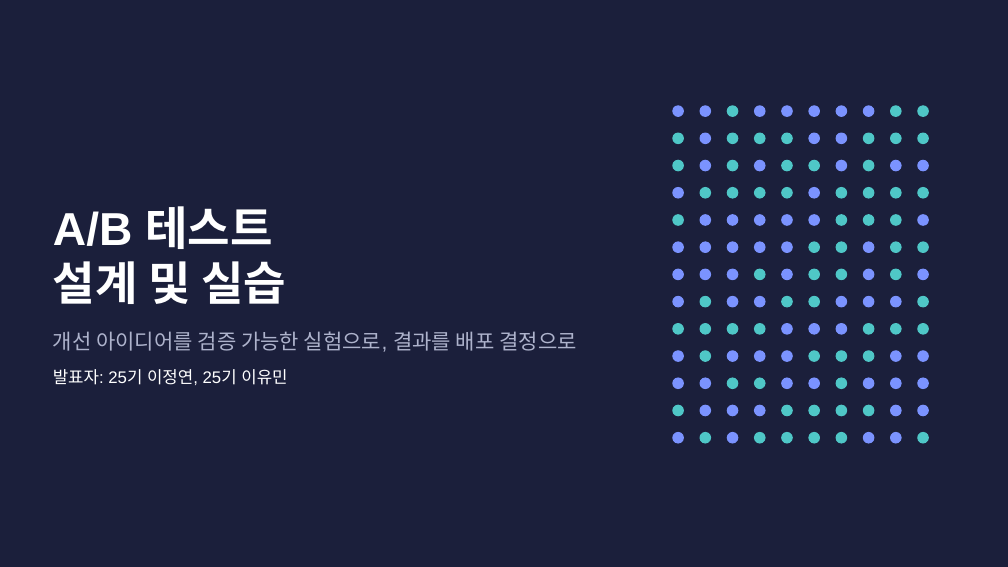
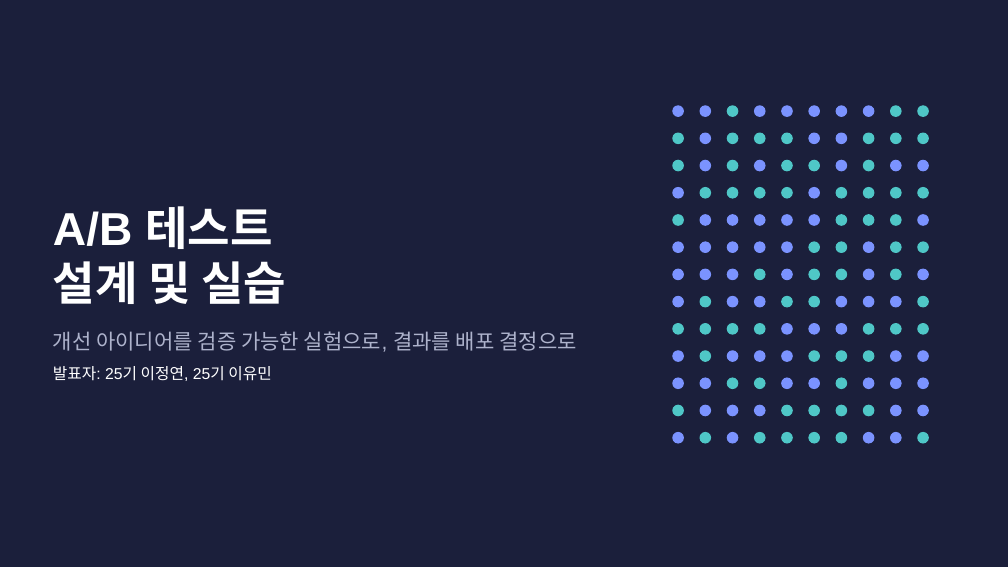
Before and after one commit to kkamret/quickmart-lab-rats, a slide deck: slide 1 of docs/lecture/ab-testing-theory.pptx. Drawn at 1008x567 pixels with LibreOffice and Linux fonts; fonts in the diff are those of the drawing. Boxes give left, top, right and bottom in pixels: in the first picture for what was removed or moved away, otherwise in the second. Text is boxed around its words. In the diff, an @@ line names an element or a change of style, - is before the commit and + after.

```diff
--- a/docs/lecture/ab-testing-theory.pptx
+++ b/docs/lecture/ab-testing-theory.pptx
@@ text "발표자: 25기 이정연, 25기 이유민" at [53, 366, 271, 381]: size 16 to 15 pt @@
```
Also in this commit, not shown: 31 other slides changed, 1 other file.
